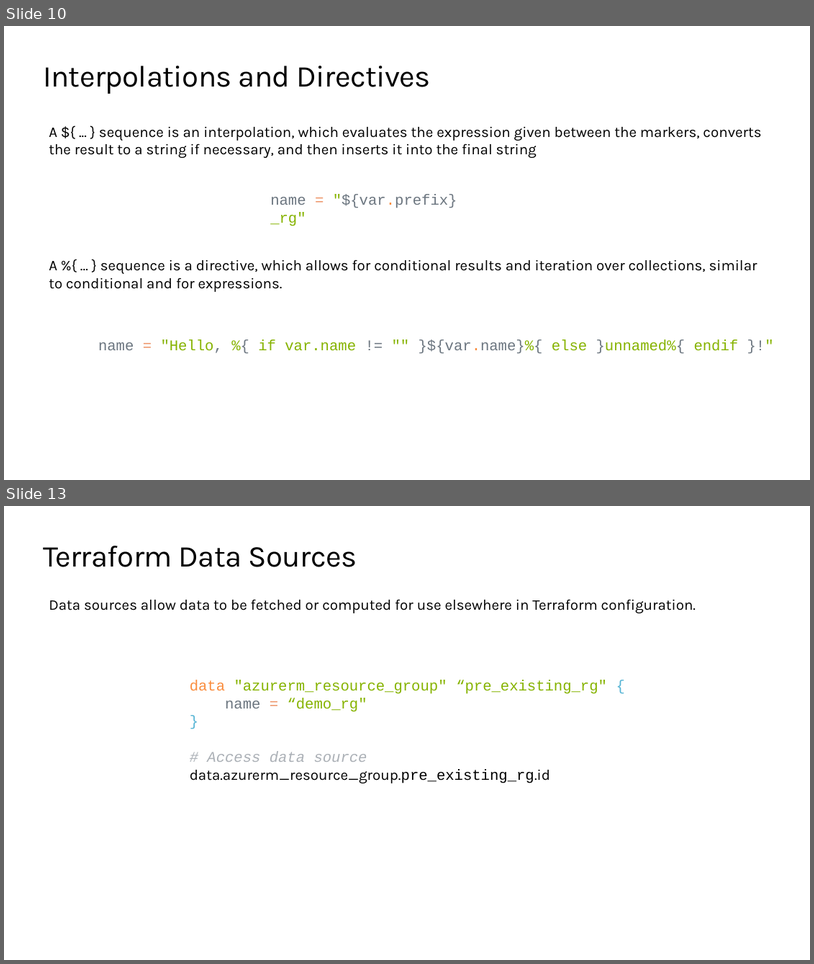
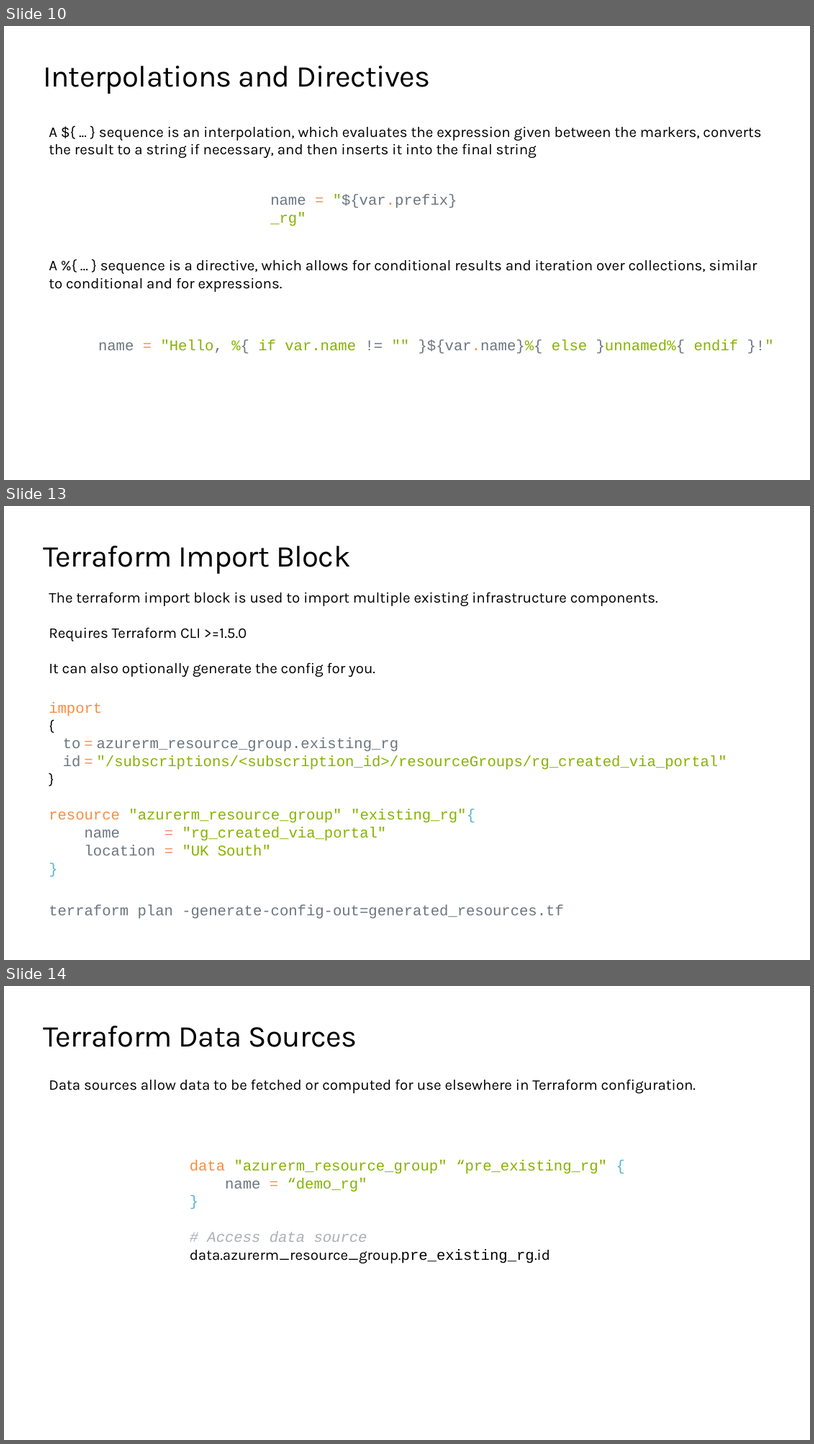
Before and after one commit to TIS-Cloud-Team/TF_Community_workshop, a slide deck: PPTs/03_expressions_and_functions.pptx. Shown one above the other, each under a label of ours: slides 10 and 13 before the commit, slides 10, 13 and 14 after it; the slides between them are not shown. The pictures are 814x964 and 814x1444 pixels, drawn with LibreOffice and Linux fonts; fonts in the diff are those of the drawing; background and template pictures are left out. Boxes give left, top, right and bottom in pixels: in the first picture for what was removed or moved away, otherwise in the second. Text is boxed around its words. In the diff, an @@ line names an element or a change of style, - is before the commit and + after.

```diff
--- a/PPTs/03_expressions_and_functions.pptx
+++ b/PPTs/03_expressions_and_functions.pptx
@@ slide 13 added at (x1=4, y1=506, x2=810, y2=960), background #FFFFFF @@
@@ title added at (x1=43, y1=546, x2=351, y2=574), 36 pt, text #000000 @@
+Terraform Import Block
@@ text added at (x1=49, y1=592, x2=658, y2=677), 17.6 pt, text #000000 @@
+The terraform import block is used to import multiple existing infrastructure components.
+Requires Terraform CLI >=1.5.0
+It can also optionally generate the config for you.
@@ text added at (x1=49, y1=702, x2=728, y2=856), 17.6 pt, text #86B300 @@
+import
+{
+to = azurerm_resource_group.existing_rg
+id = "/subscriptions/<subscription_id>/resourceGroups/rg_created_via_portal"
+}
+resource "azurerm_resource_group" "existing_rg"{
+name = "rg_created_via_portal"
+location = "UK South"
+}
@@ text added at (x1=49, y1=904, x2=564, y2=919), 17.6 pt, text #6C7680 @@
+terraform plan -generate-config-out=generated_resources.tf
@@ what was slide 13 is now slide 14 @@
```
Also in this commit, not shown: 3 slides changed, 7 other files.
